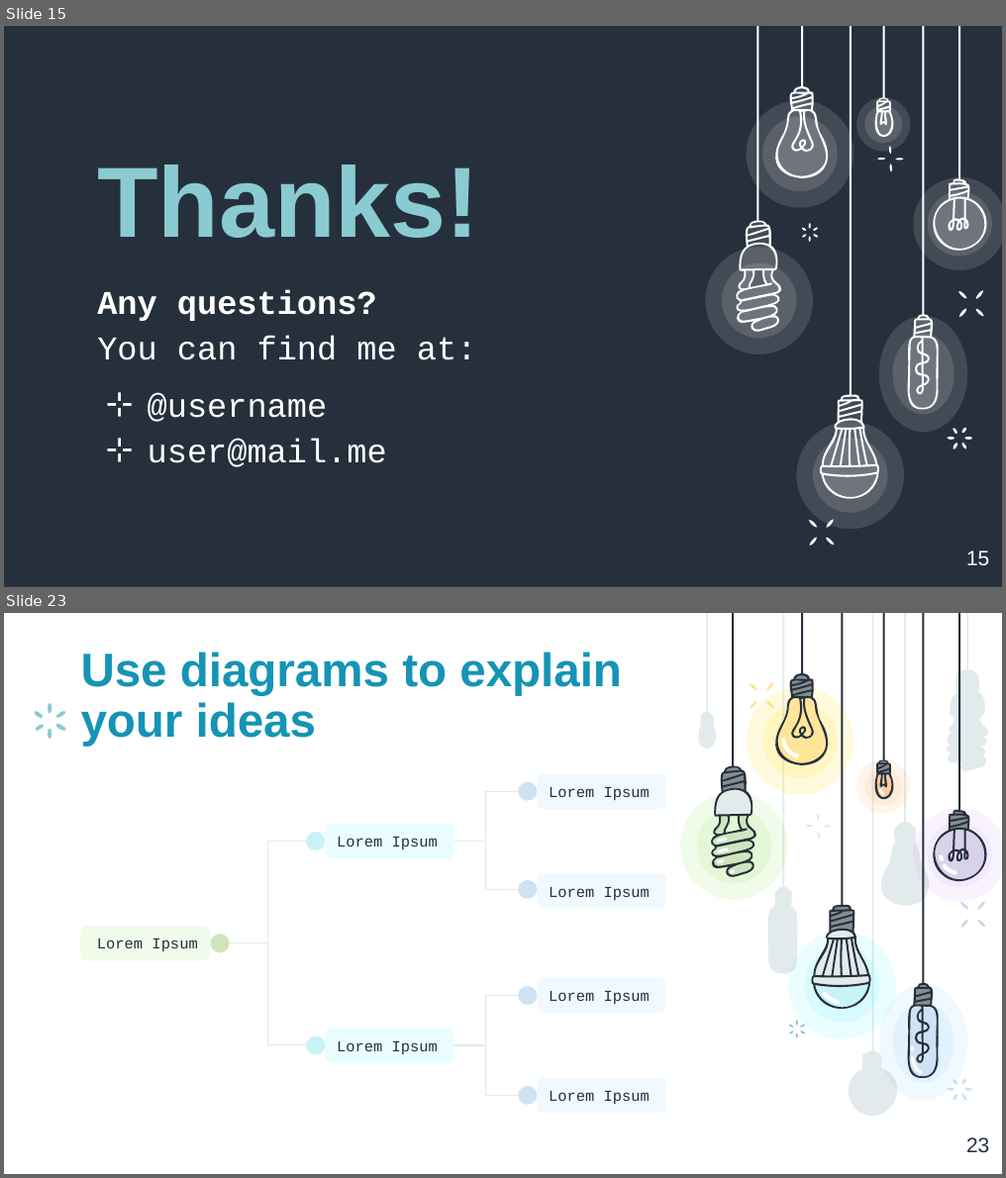
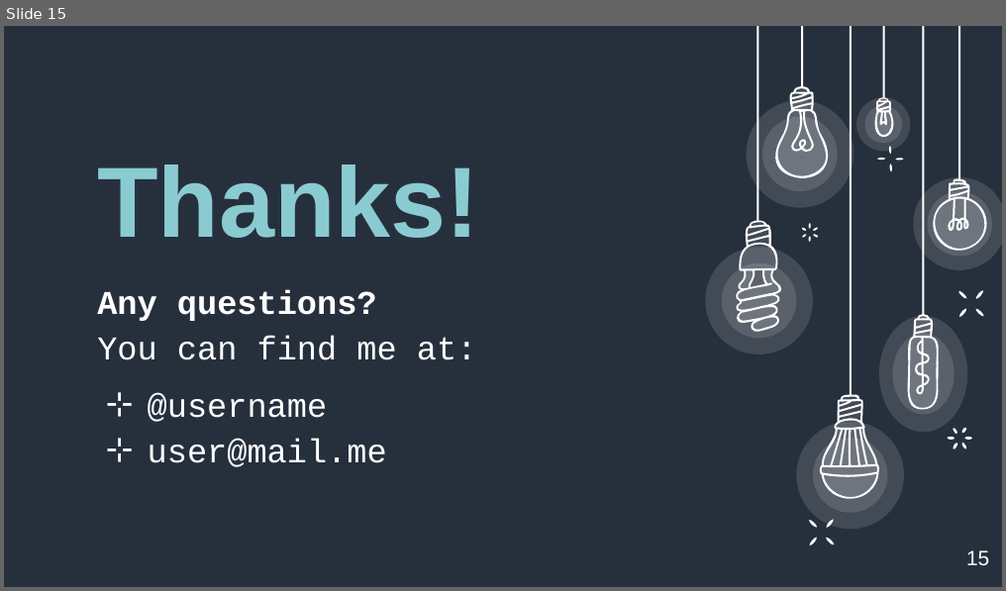
Before and after one commit to hritambh/Connect4Game, a slide deck: connect_4 ppt.pptx. Shown one above the other, each under a label of ours: slides 15 and 23 before the commit, slide 15 after it; the slides between them are not shown. The pictures are 1006x1178 and 1006x591 pixels, drawn with LibreOffice and Linux fonts; fonts in the diff are those of the drawing. Boxes give left, top, right and bottom in pixels: in the first picture for what was removed or moved away, otherwise in the second. Text is boxed around its words. In the diff, an @@ line names an element or a change of style, - is before the commit and + after.

```diff
--- a/connect_4 ppt.pptx
+++ b/connect_4 ppt.pptx
@@ slide 23 removed at [4,613,1002,1174], background #FFFFFF @@
@@ title removed at [81,652,622,746] @@
-Use diagrams to explain your ideas
@@ group removed at [34,703,65,739]: 6 freeform shapes @@
@@ ellipse removed at [518,781,537,801] @@
@@ rounded rectangle removed at [537,773,665,809] @@
-Lorem Ipsum
@@ elbow line removed from (454, 842) to (518, 791) @@
@@ elbow line removed from (230, 944) to (306, 842) @@
@@ ellipse removed at [306,832,326,851] @@
@@ rounded rectangle removed at [326,824,454,859] @@
-Lorem Ipsum
@@ elbow line removed from (454, 842) to (518, 889) @@
@@ rounded rectangle removed at [537,873,665,908] @@
-Lorem Ipsum
@@ ellipse removed at [518,880,537,899] @@
@@ rounded rectangle removed at [81,927,210,961] @@
-Lorem Ipsum
@@ ellipse removed at [211,935,230,954] @@
@@ elbow line removed from (230, 944) to (306, 1046) @@
@@ elbow line removed from (454, 1046) to (518, 996) @@
@@ ellipse removed at [518,986,537,1005] @@
@@ rounded rectangle removed at [537,978,665,1013] @@
-Lorem Ipsum
@@ rounded rectangle removed at [326,1028,454,1063] @@
-Lorem Ipsum
@@ group removed at [680,613,1002,1116]: 60 freeform shapes, 12 ellipses, 11 rectangles @@
@@ ellipse removed at [306,1036,326,1056] @@
@@ elbow line removed from (454, 1046) to (518, 1096) @@
@@ ellipse removed at [518,1086,537,1105] @@
@@ rounded rectangle removed at [537,1078,665,1113] @@
-Lorem Ipsum
@@ page number removed at [966,1138,989,1153] @@
-23
```
Also in this commit, not shown: 33 other slides removed.
